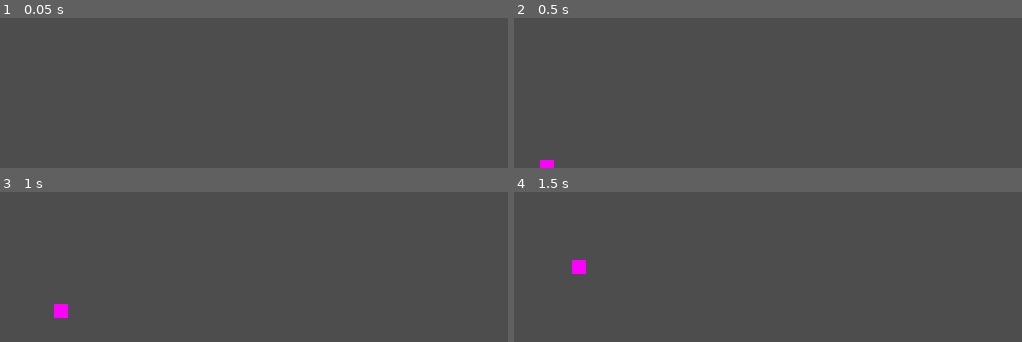
Above: before the commit, frames 1-4 (two rows, left to right).
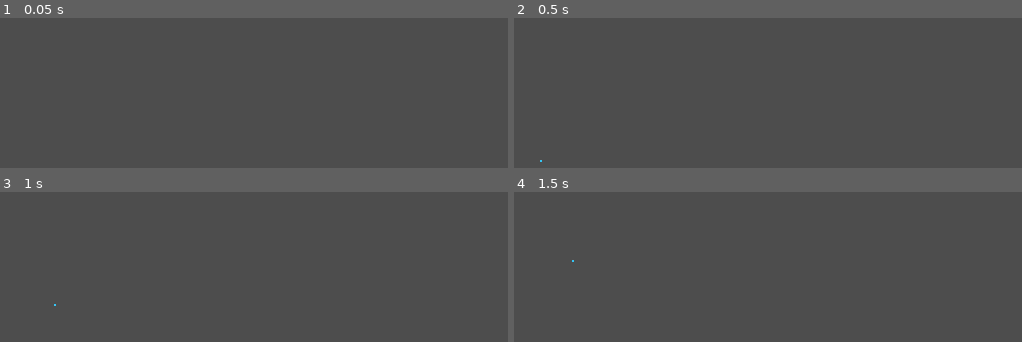
Above: after the commit, the same moments.

Repository: wickworks/jellyfishquarium
Game: Godot game, scene res://entity/larvae.tscn
Same seed, same stepped clock (60 frames per second), same inputs: the game is played once before the commit and once after it. This scene is started directly instead of the project's main scene.
Inputs (mouse positions are in pixels of both pictures, inside the frame that each line leads up to):
- Up to frame 1 (0.05 s): no input
- Up to frame 2 (0.5 s): no input
- Up to frame 3 (1 s): tap Enter (ui_accept) at 0.5, 0.77 s; move the mouse to (outside the picture) at 0.52 s
- Up to frame 4 (1.5 s): move the mouse to (outside the picture) at 1.27 s

Frame 1 is identical in both runs. In frame 2, 0.1% of the frame differs, in the area x 5-8%, y 94-100%; in frame 3, 0.3%, in the area x 10-14%, y 74-84%; in frame 4, 0.3%.

Commit message:
Add larvae sprites

Diff:
--- a/entity/fish.gd
+++ b/entity/fish.gd
@@ -1,7 +1,7 @@
 extends Node2D
 class_name Fish
 
-const EAT_DIST:float = 10
+const EAT_DIST:float = 2
 const EAT_TO_LAY_TIME:float = 1.5
 #const LAY_MAX:int = 3
 const FISH_SCENE:PackedScene = preload("res://entity/fish.tscn")
--- a/entity/larvae.tscn
+++ b/entity/larvae.tscn
@@ -1,12 +1,10 @@
 [gd_scene load_steps=3 format=3 uid="uid://dt4di6qmykoj5"]
 
 [ext_resource type="Script" path="res://entity/larvae.gd" id="1_wdpnc"]
-
-[sub_resource type="PlaceholderTexture2D" id="PlaceholderTexture2D_ye0qp"]
+[ext_resource type="Texture2D" uid="uid://cmo8f1eaq2ftl" path="res://entity/larva.png" id="2_lyhcs"]
 
 [node name="Larvae" type="Node2D" groups=["larvae"]]
 script = ExtResource("1_wdpnc")
 
 [node name="Sprite2D" type="Sprite2D" parent="."]
-scale = Vector2(7, 7)
-texture = SubResource("PlaceholderTexture2D_ye0qp")
+texture = ExtResource("2_lyhcs")
Binary file added: entity/larva.png
Not shown, added: entity/larva.png.import
